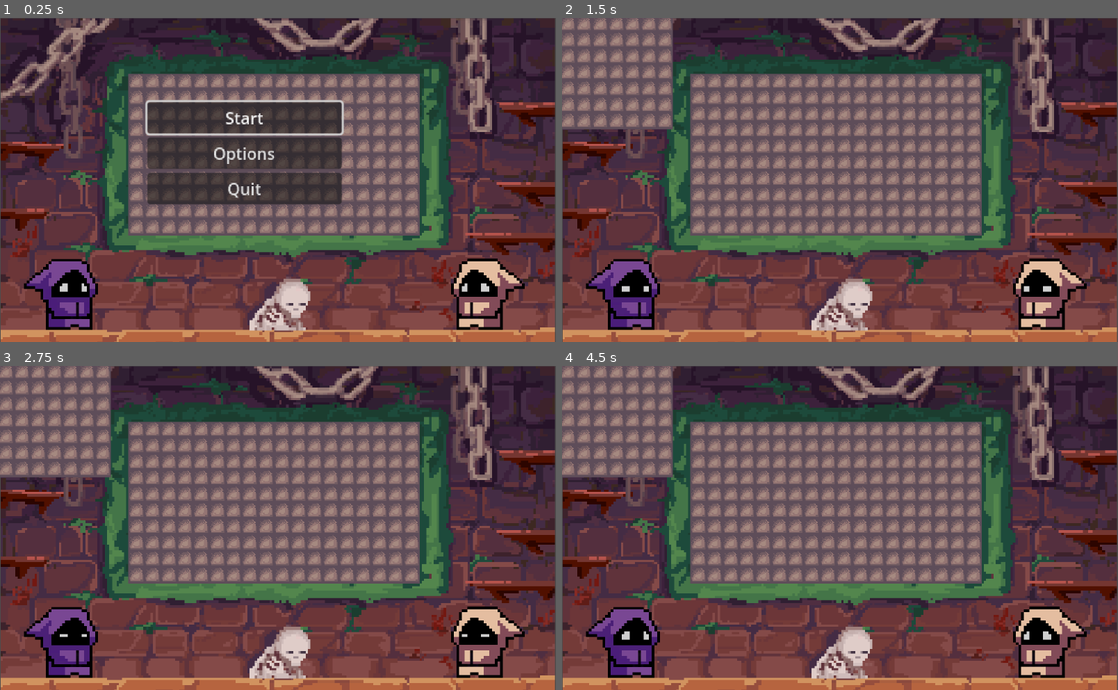
Above: before the commit, frames 1-4 (two rows, left to right).
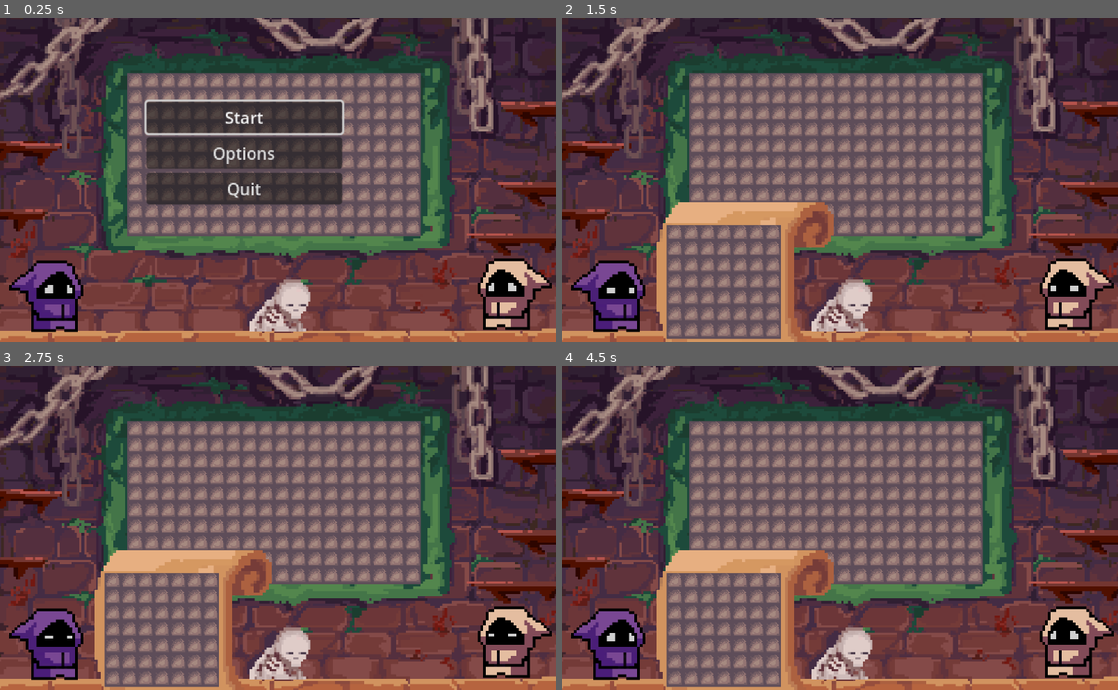
Above: after the commit, the same moments.

Repository: Coffin-Likker/tetrarcana
Game: Godot game, scene res://scenes/main.tscn
Same seed, same stepped clock (60 frames per second), same inputs: the game is played once before the commit and once after it.
Inputs (mouse positions are in pixels of both pictures, inside the frame that each line leads up to):
- Up to frame 1 (0.25 s): no input
- Up to frame 2 (1.5 s): click "Start" at 0.5 s; tap Enter (place_piece) at 1.25, 1.35 s; move the mouse to (962, 163) at 1.27 s; hold Right (ui_right) from 1.28 s (still down); click (962, 163) at 1.42 s
- Up to frame 3 (2.75 s): move the mouse to (166, 544) at 2.02 s; release Right (ui_right) at 2.03 s; hold Down (ui_down) from 2.03 s (still down); tap E (rotate_clockwise) at 2.1 s
- Up to frame 4 (4.5 s): tap Space at 2.75 s; move the mouse to (895, 456) at 2.77 s; release Down (ui_down) at 2.78 s; hold Right (ui_right) 2.78-3.53 s; tap Q (rotate_counterclockwise) at 2.85 s; move the mouse to (812, 592) at 3.52 s; hold Up (ui_up) 3.53-4.28 s; tap Enter (place_piece) at 3.6 s; click (812, 592) at 3.67 s; move the mouse to (1006, 576) at 4.27 s; hold Left (ui_left) from 4.28 s (still down); tap E (rotate_clockwise) at 4.35 s

The runs differ from the first frame. In frame 1, 14% of the frame differs, in the area x 0-100%, y 0-100%; in frame 2, 29%; in frame 3, 29%; in frame 4, 29%.

Commit message:
Added scrolls to serve as background for combine board

Diff:
--- a/scenes/combination_board.tscn
+++ b/scenes/combination_board.tscn
@@ -1,7 +1,8 @@
-[gd_scene load_steps=6 format=3 uid="uid://do0fobsnwpl66"]
+[gd_scene load_steps=7 format=3 uid="uid://do0fobsnwpl66"]
 
 [ext_resource type="Script" path="res://scripts/combination_board.gd" id="1_3o7wy"]
 [ext_resource type="Script" path="res://scripts/CombinationMap.gd" id="2_fo75o"]
+[ext_resource type="Texture2D" uid="uid://cf7g0y1upuf6c" path="res://assets/light__scroll.png" id="2_lltnc"]
 [ext_resource type="Texture2D" uid="uid://brhvpr15k0nvv" path="res://assets/newtile_sheet.png" id="2_m1i0k"]
 
 [sub_resource type="TileSetAtlasSource" id="TileSetAtlasSource_bv23n"]
@@ -28,6 +29,11 @@
 offset_bottom = -0.400002
 script = ExtResource("1_3o7wy")
 
+[node name="Sprite2D" type="Sprite2D" parent="."]
+position = Vector2(77, 72)
+scale = Vector2(3, 3)
+texture = ExtResource("2_lltnc")
+
 [node name="CombinationMap" type="TileMap" parent="."]
 tile_set = SubResource("TileSet_civh4")
 format = 2
--- a/scenes/game_manager.tscn
+++ b/scenes/game_manager.tscn
@@ -28,17 +28,17 @@
 layer_0/tile_data = PackedInt32Array(0, 262145, 0, 65536, 262145, 0, 131072, 262145, 0, 196608, 262145, 0, 262144, 2621 …(3237 unchanged characters)…
 script = ExtResource("3_l56uk")
 
+[node name="CombinationBoardP1" parent="." instance=ExtResource("2_hdvyb")]
+offset_left = 1.0
+offset_top = 172.0
+offset_right = 1.0
+offset_bottom = 172.0
+
 [node name="CombinationBoardP2" parent="." instance=ExtResource("2_hdvyb")]
-offset_left = 10.0
-offset_top = 330.0
-offset_right = 11.6
-offset_bottom = 330.0
+offset_left = 180.0
+offset_top = 172.0
+offset_right = 181.6
+offset_bottom = 172.0
 
-[node name="CombinationBoardP1" parent="." instance=ExtResource("2_hdvyb")]
-offset_left = 7.0
-offset_top = 192.0
-offset_right = 7.0
-offset_bottom = 192.0
-
+[editable path="CombinationBoardP1"]
 [editable path="CombinationBoardP2"]
-[editable path="CombinationBoardP1"]
--- a/scenes/main.tscn
+++ b/scenes/main.tscn
@@ -74,6 +74,22 @@
 stream = ExtResource("14_al88k")
 volume_db = -10.0
 
+[node name="CombinationBoardP1" parent="GameManager" index="1"]
+offset_left = 107.0
+offset_top = 206.0
+offset_right = 107.0
+offset_bottom = 206.0
+
+[node name="CombinationBoardP2" parent="GameManager" index="2"]
+offset_left = 336.0
+offset_top = 207.0
+offset_right = 337.6
+offset_bottom = 207.0
+
+[node name="Sprite2D" parent="GameManager/CombinationBoardP2" index="0"]
+position = Vector2(35, 72)
+flip_h = true
+
 [node name="MenuManager" parent="." instance=ExtResource("3_5h8my")]
 offset_left = 243.0
 offset_top = 135.0
@@ -121,11 +137,11 @@
 volume_db = -10.0
 
 [node name="LightCharacter" parent="." instance=ExtResource("15_haxvt")]
-position = Vector2(482, 275)
+position = Vector2(507, 274)
 scale = Vector2(2.7, 2.7)
 
 [node name="ShadowCharacter" parent="." instance=ExtResource("16_bky40")]
-position = Vector2(63, 271)
+position = Vector2(50, 272)
 scale = Vector2(2.7, 2.7)
 
 [node name="BoardMockup" type="Sprite2D" parent="."]
@@ -137,11 +153,11 @@
 
 [node name="Camera2D" type="Camera2D" parent="."]
 position = Vector2(276, 162)
-zoom = Vector2(4.37, 4.37)
+zoom = Vector2(4.4, 4.4)
 
 [editable path="GameManager"]
+[editable path="GameManager/CombinationBoardP1"]
 [editable path="GameManager/CombinationBoardP2"]
-[editable path="GameManager/CombinationBoardP1"]
 [editable path="MenuManager"]
 [editable path="MenuManager/MainMenu"]
 [editable path="MenuManager/OptionsMenu"]
--- a/scripts/combination_board.gd
+++ b/scripts/combination_board.gd
@@ -18,13 +18,13 @@
 
 func show_board():
 	show()
-	var tween = create_tween()
-	tween.tween_property(self, "position", target_position, animation_duration).set_ease(Tween.EASE_OUT).set_trans(Tween.TRANS_CUBIC)
+	#var tween = create_tween()
+	#tween.tween_property(self, "position", target_position, animation_duration).set_ease(Tween.EASE_OUT).set_trans(Tween.TRANS_CUBIC)
 
 func hide_board():
 	hide()
-	var tween = create_tween()
-	tween.tween_property(self, "position", start_position, animation_duration).set_ease(Tween.EASE_IN).set_trans(Tween.TRANS_CUBIC)
+	#var tween = create_tween()
+	#tween.tween_property(self, "position", start_position, animation_duration).set_ease(Tween.EASE_IN).set_trans(Tween.TRANS_CUBIC)
 
 func _on_combination_complete(combined_piece):
 	emit_signal("combination_complete", combined_piece)
Binary file added: assets/light__scroll.png
Not shown, added: assets/light__scroll.png.import
